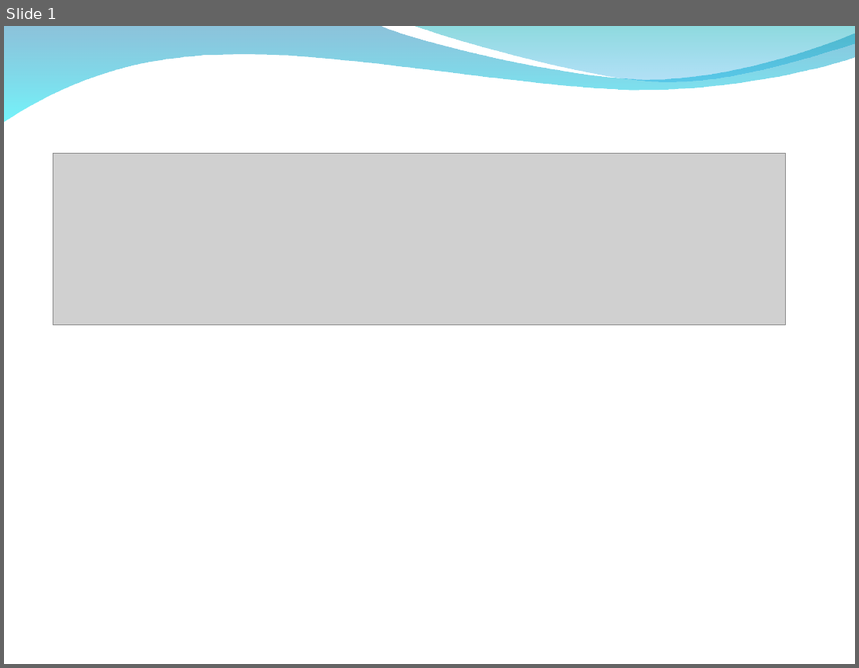
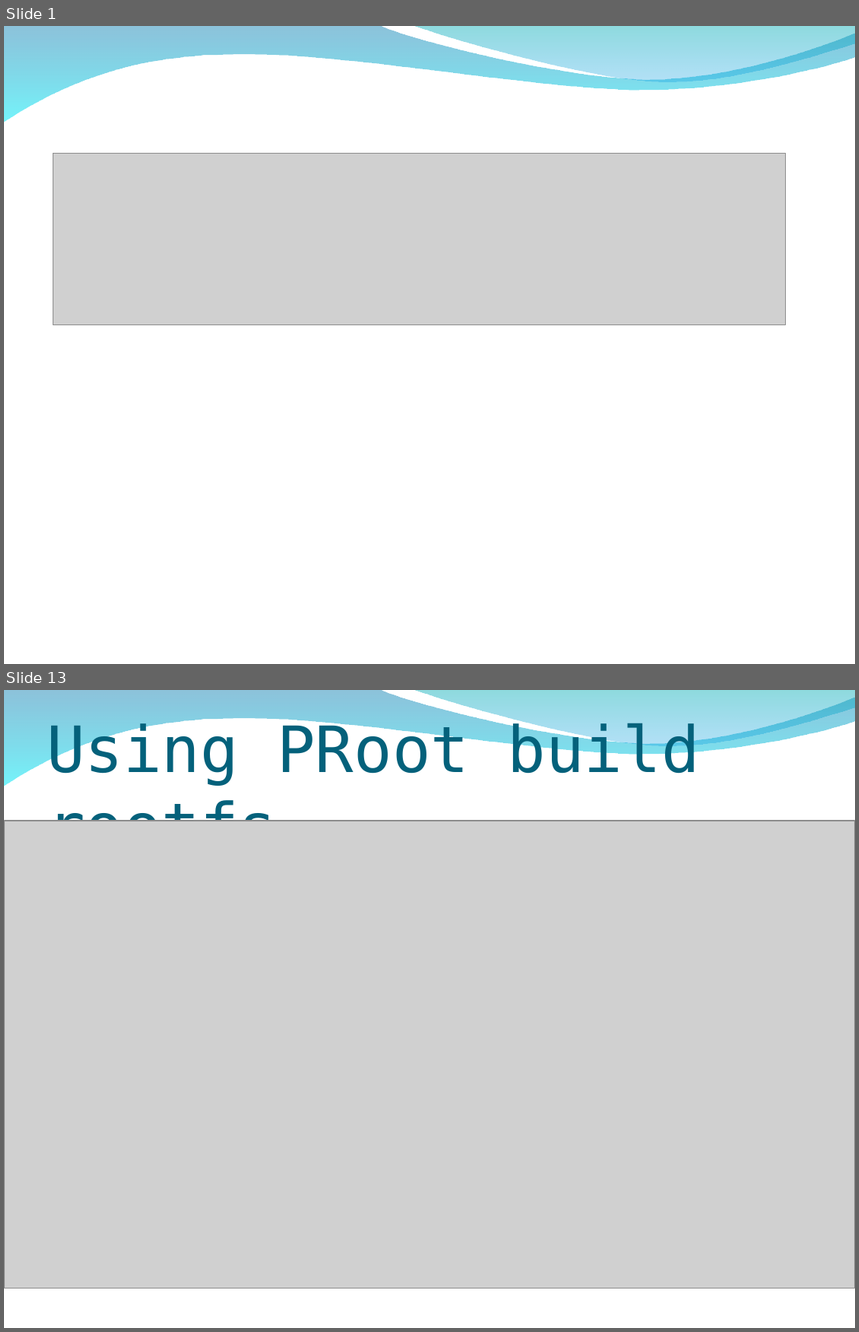
Before and after one commit to peter279k/regular_meeting, a slide deck: Proot.ppt. Shown one above the other, each under a label of ours: slide 1 before the commit, slides 1 and 13 after it; the slides between them are not shown. The pictures are 859x668 and 859x1332 pixels, drawn with LibreOffice and Linux fonts; fonts in the diff are those of the drawing; grey boxes stand for pictures; background and template pictures are left out. Boxes give left, top, right and bottom in pixels: in the first picture for what was removed or moved away, otherwise in the second. Text is boxed around its words. In the diff, an @@ line names an element or a change of style, - is before the commit and + after.

Commit message:
add proot info build 心得與安全性議題

```diff
--- a/Proot.ppt
+++ b/Proot.ppt
@@ slide 13 added at (x1=4, y1=690, x2=855, y2=1328), background picture (left out); not listed: 2 template elements that a slide beside it also shows @@
@@ title added at (x1=47, y1=720, x2=700, y2=821), 54 pt, text #04617B @@
+Using PRoot build rootfs
@@ picture added at (x1=4, y1=821, x2=854, y2=1288) @@
```
Also in this commit, not shown: 2 slides changed, 10 other slides added.
